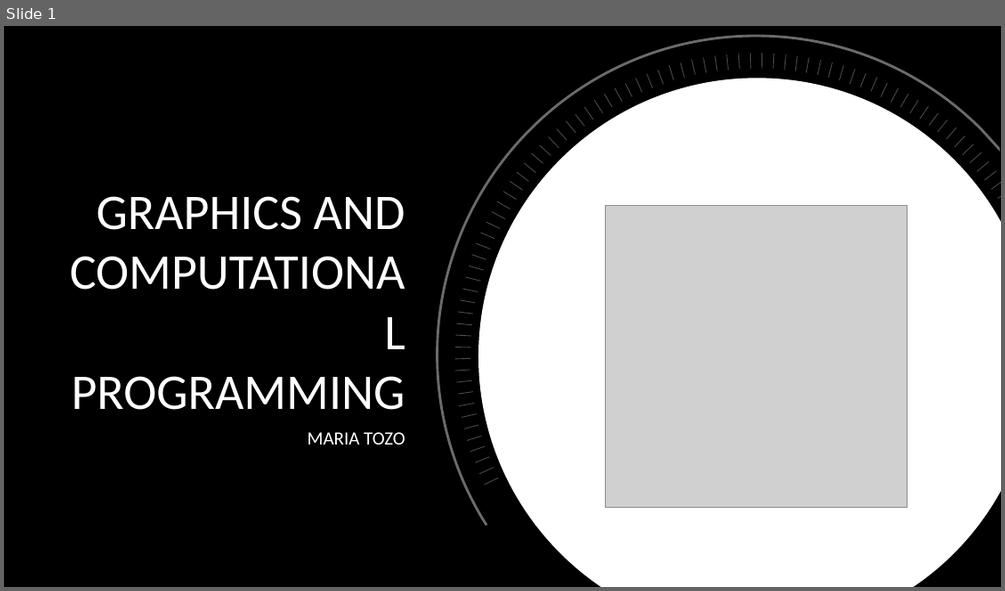
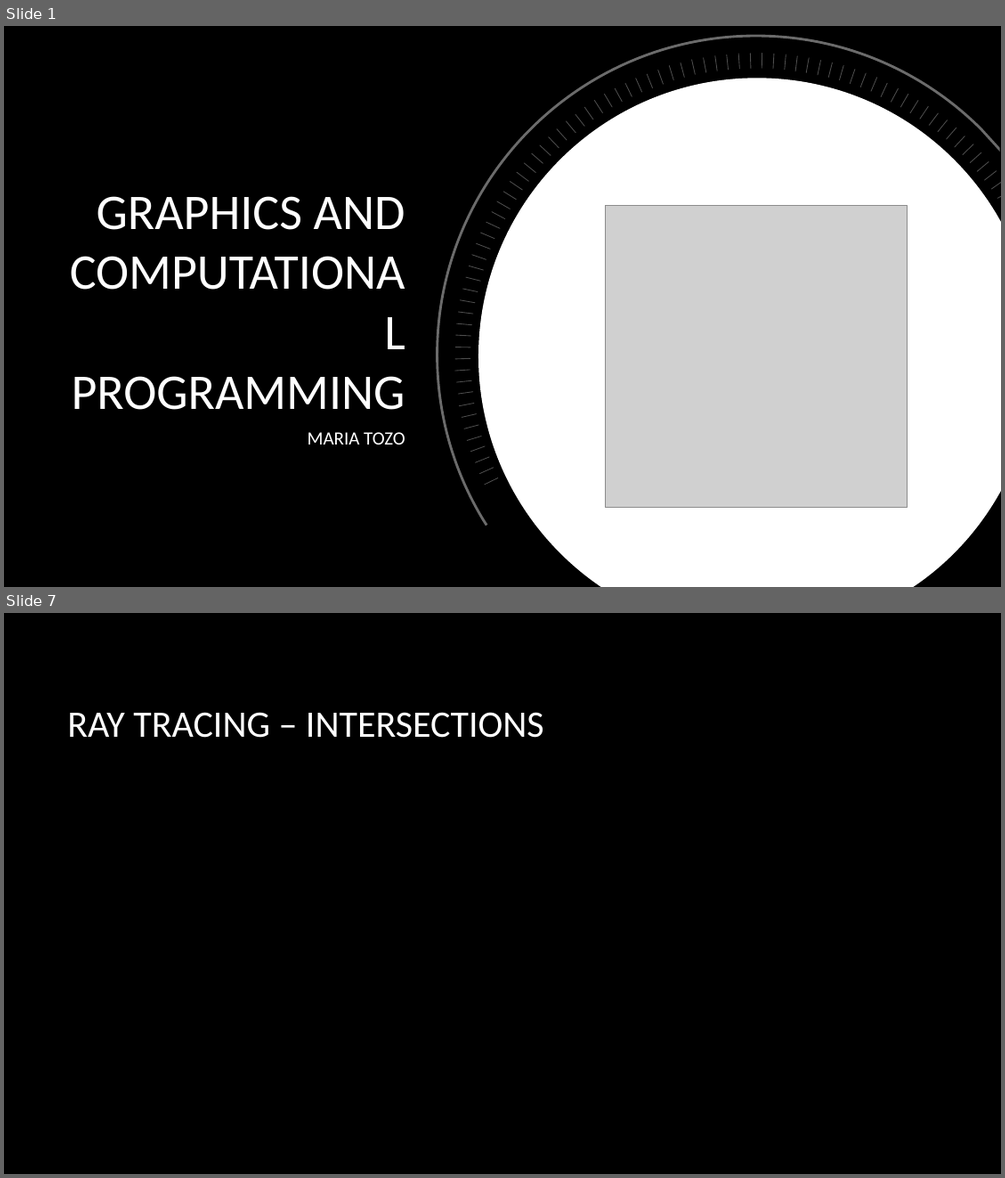
Before and after one commit to MariaPrograms/RayCasting, a slide deck: Graphics and Computational Programming.pptx. Shown one above the other, each under a label of ours: slide 1 before the commit, slides 1 and 7 after it; the slides between them are not shown. The pictures are 1005x591 and 1005x1178 pixels, drawn with LibreOffice and Linux fonts; fonts in the diff are those of the drawing; grey boxes stand for pictures; background and template pictures are left out. Boxes give left, top, right and bottom in pixels: in the first picture for what was removed or moved away, otherwise in the second. Text is boxed around its words. In the diff, an @@ line names an element or a change of style, - is before the commit and + after.

```diff
--- a/Graphics and Computational Programming.pptx
+++ b/Graphics and Computational Programming.pptx
@@ slide 7 added at [4, 613, 1001, 1174], background picture (left out) @@
@@ title added at [67, 712, 544, 738], 36 pt, text #FFFFFF @@
+RAY TRACING – INTERSECTIONS
```
Also in this commit, not shown: 4 slides changed, 3 other slides added.
